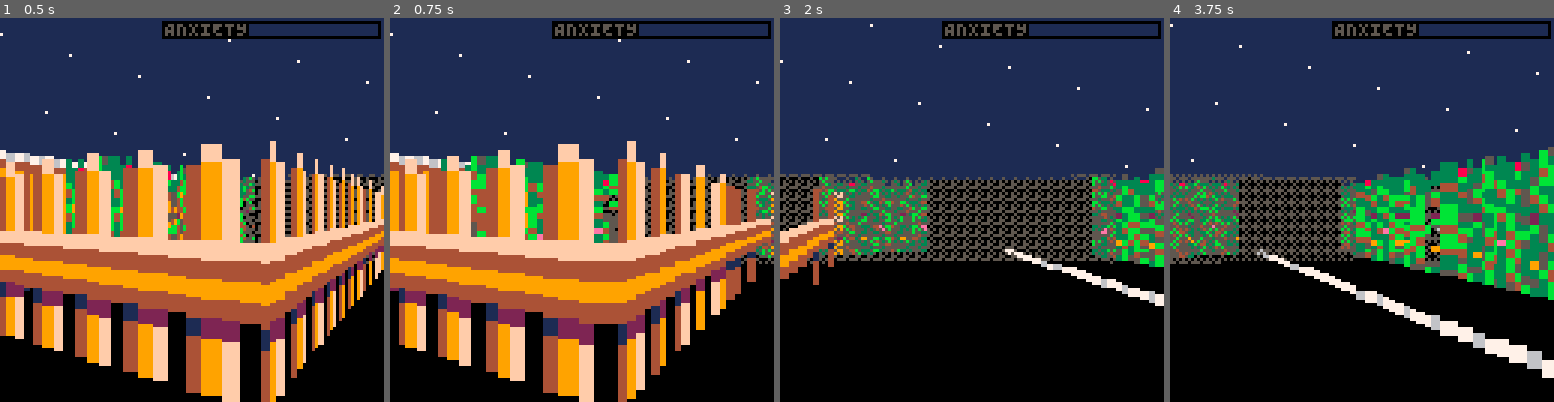
Above: before the commit, frames 1-4 (left to right).
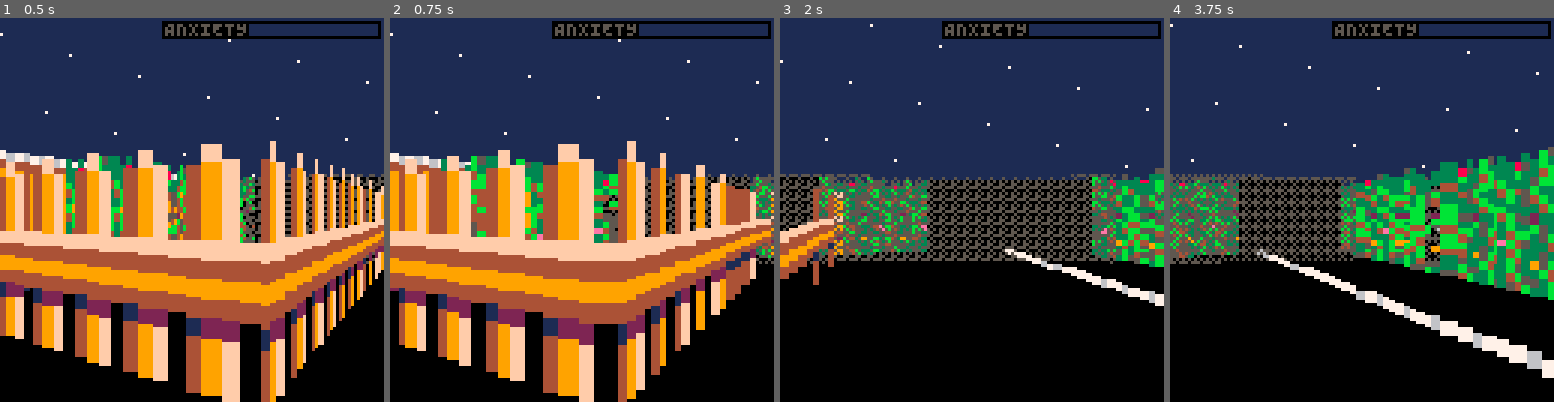
Above: after the commit, the same moments.

Repository: jcwilk/anx
Game: PICO-8 cartridge anx.p8
The game is run twice, just before and just after one commit, with the same random seed, the same clock (stepped at 60 frames per second) and the same inputs.
Inputs:
- Up to frame 1 (0.5 s): tap X (X key) at 0.33 s
- Up to frame 2 (0.75 s): tap O (Z key) at 0.7 s
- Up to frame 3 (2 s): tap X (X key) at 1.07, 1.85 s; hold Right from 1.6 s (still down); tap O (Z key) at 1.7 s
- Up to frame 4 (3.75 s): release Right at 2.1 s; tap O (Z key) every 0.4 s from 2.1 to 3.7 s; hold Up 2.15-2.42 s; hold Right 2.47-3.03 s; tap X (X key) at 2.97 s; hold Left 3.08-3.58 s; hold Down from 3.63 s (still down)

Frame 1 is identical in both runs. In frame 2, 0.7% of the frame differs, in the area x 35-96%, y 37-70%; in frame 3, less than 0.1%; in frame 4, 0.5%.

Commit message:
Make whisky required for entry to the party

Diff:
--- a/anx.p8
+++ b/anx.p8
@@ -322,6 +322,10 @@
 
 function is_sprite_door(sprite_id)
  return fget(sprite_id,1)
+end
+
+function is_sprite_house_door(sprite_id)
+ return sprite_id == 5 --sprite id of the house door
 end
 
 function cache_sprite(sprite_id)
@@ -655,6 +659,10 @@
    end
    if is_sprite_door(sprite_id) and has_unpaid_whisky() then
     fail_steal_whisky()
+    return orig
+   end
+   if is_sprite_house_door(sprite_id) and not has_whisky then
+    fail_enter_house()
     return orig
    end
   end
@@ -1312,6 +1320,10 @@
 
 function has_unpaid_whisky()
  return has_whisky and coin_count > 0
+end
+
+function fail_enter_house()
+ popup("byob! nO FREELOADERS!",30,9)
 end
 
 making_payment=false
--- a/main.lua
+++ b/main.lua
@@ -529,6 +529,10 @@
   return has_whisky and coin_count > 0
 end
 
+function fail_enter_house()
+  popup("byob! nO FREELOADERS!",30,9)
+end
+
 making_payment=false
 function make_payment()
   if has_unpaid_whisky() then
--- a/sprites.p8
+++ b/sprites.p8
@@ -324,6 +324,10 @@
   return fget(sprite_id,1)
 end
 
+function is_sprite_house_door(sprite_id)
+  return sprite_id == 5 --sprite id of the house door
+end
+
 function cache_sprite(sprite_id)
   if not cached_sprites[sprite_id] then
     local pixels_tall=16
@@ -655,6 +659,10 @@
       end
       if is_sprite_door(sprite_id) and has_unpaid_whisky() then
         fail_steal_whisky()
+        return orig
+      end
+      if is_sprite_house_door(sprite_id) and not has_whisky then
+        fail_enter_house()
         return orig
       end
     end
